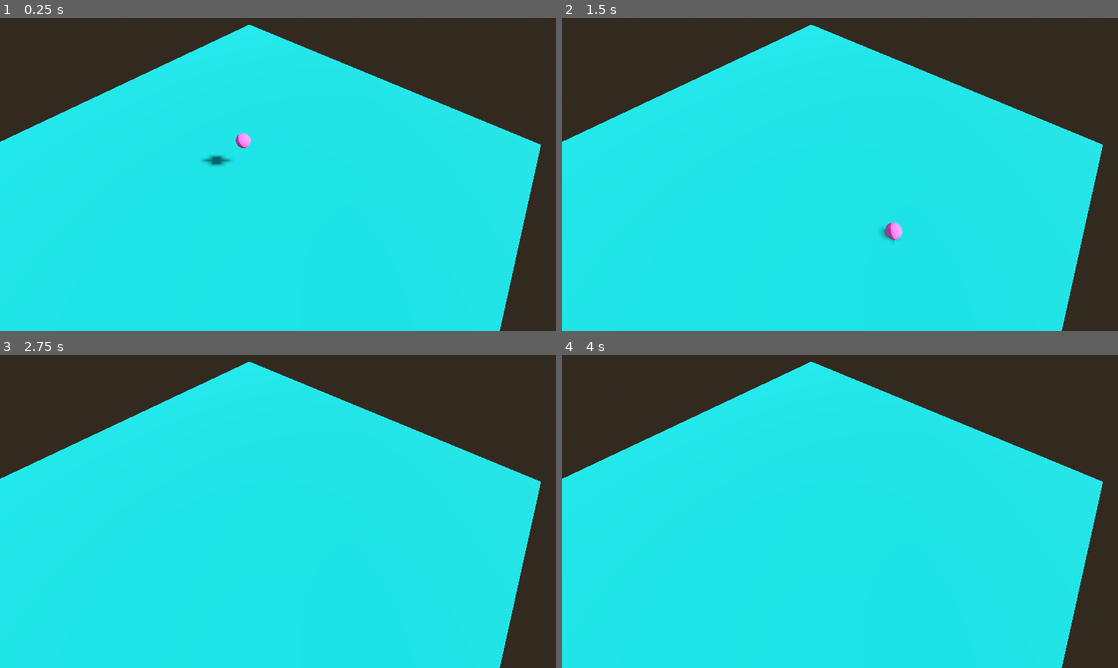
Above: before the commit, frames 1-4 (two rows, left to right).
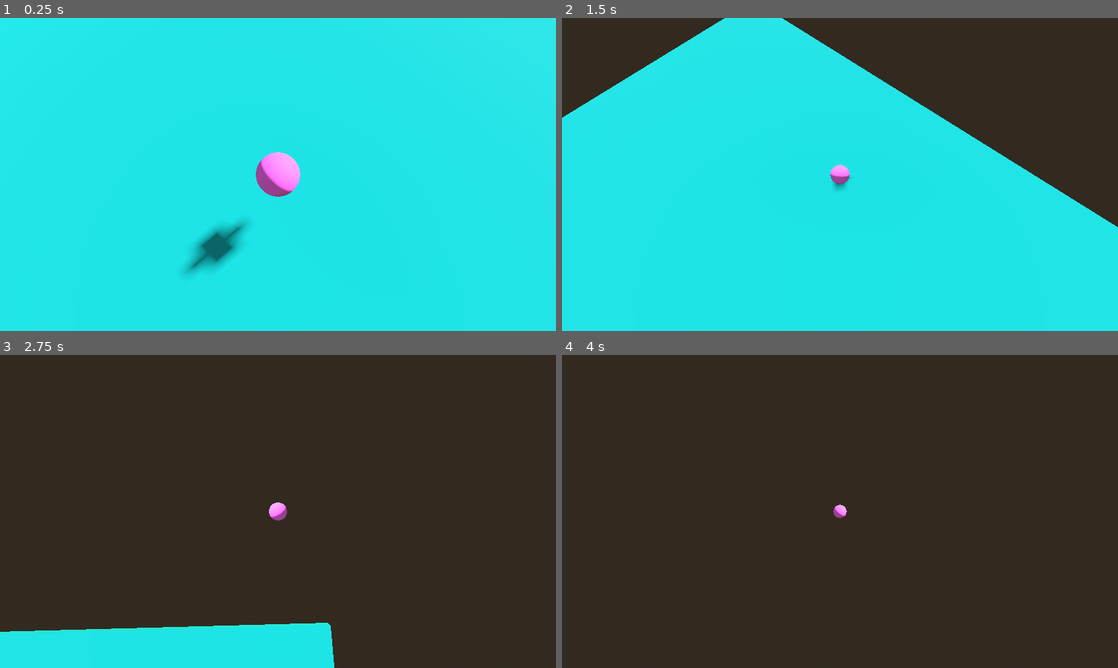
Above: after the commit, the same moments.

Repository: fmerlung/tondic
Game: Godot game, scene res://scenes/game.tscn
Two runs of this game, one before a commit and one after it. Both use one fixed random seed, a clock stepped at 60 frames per second and the inputs below.
Inputs:
- Up to frame 1 (0.25 s): no input
- Up to frame 2 (1.5 s): hold Right (ui_right) 0.53-1.28 s; hold Down (ui_down) from 1.28 s (still down)
- Up to frame 3 (2.75 s): release Down (ui_down) at 2.03 s; hold Right (ui_right) from 2.03 s (still down)
- Up to frame 4 (4 s): release Right (ui_right) at 2.78 s; hold Up (ui_up) 2.78-3.53 s; hold Left (ui_left) from 3.53 s (still down)

The runs differ from the first frame. In frame 1, 28% of the frame differs, in the area x 0-100%, y 0-100%; in frame 2, 15%; in frame 3, 67%; in frame 4, 75%, in the area x 0-98%, y 2-100%.

Commit message:
add ball tracking camera

Diff:
--- a/scenes/game.tscn
+++ b/scenes/game.tscn
@@ -1,6 +1,7 @@
-[gd_scene load_steps=11 format=3 uid="uid://ddxt7qrfq5bme"]
+[gd_scene load_steps=12 format=3 uid="uid://ddxt7qrfq5bme"]
 
 [ext_resource type="Script" uid="uid://beqnguvd14fux" path="res://scripts/player.gd" id="1_uwrxv"]
+[ext_resource type="Script" uid="uid://c05qjpmt2yrgb" path="res://scripts/ball_cam.gd" id="2_yqjtg"]
 
 [sub_resource type="ProceduralSkyMaterial" id="ProceduralSkyMaterial_8cj0n"]
 sky_top_color = Color(0.49, 0.5775, 0.7, 1)
@@ -16,10 +17,10 @@
 ambient_light_sky_contribution = 0.65
 
 [sub_resource type="BoxShape3D" id="BoxShape3D_8cj0n"]
-size = Vector3(10, 0.5, 10)
+size = Vector3(30, 0.5, 30)
 
 [sub_resource type="BoxMesh" id="BoxMesh_uwrxv"]
-size = Vector3(10, 0.5, 10)
+size = Vector3(30, 0.5, 30)
 
 [sub_resource type="StandardMaterial3D" id="StandardMaterial3D_8cj0n"]
 albedo_color = Color(0, 0.673848, 0.677388, 1)
@@ -38,7 +39,7 @@
 environment = SubResource("Environment_8cj0n")
 
 [node name="StaticBody3D" type="StaticBody3D" parent="."]
-transform = Transform3D(3.39476, 0, 0, 0, 1, 0, 0, 0, 3.39476, 0, -0.25, 0)
+transform = Transform3D(1, 0, 0, 0, 1, 0, 0, 0, 1, 0, -0.25, 0)
 
 [node name="CollisionShape3D" type="CollisionShape3D" parent="StaticBody3D"]
 shape = SubResource("BoxShape3D_8cj0n")
@@ -57,8 +58,10 @@
 [node name="CollisionShape3D" type="CollisionShape3D" parent="Player"]
 shape = SubResource("SphereShape3D_lnu2h")
 
-[node name="Camera3D" type="Camera3D" parent="."]
-transform = Transform3D(0.75559, -0.550942, 0.354324, -1.16415e-10, 0.540916, 0.841077, -0.655044, -0.635509, 0.408711, 7.92906, 12.7548, 5.56581)
+[node name="ball_cam" type="Camera3D" parent="." node_paths=PackedStringArray("target")]
+script = ExtResource("2_yqjtg")
+target = NodePath("../Player")
+offset = Vector3(0, 10, 3.005)
 
 [node name="DirectionalLight3D" type="DirectionalLight3D" parent="."]
 transform = Transform3D(-0.648361, -0.386046, 0.656198, 0.105393, 0.808097, 0.579544, -0.754003, 0.444912, -0.483252, 7.98125, 10.0309, -5.66879)
--- /dev/null
+++ b/scripts/ball_cam.gd
@@ -0,0 +1,16 @@
+extends Camera3D
+
+@export var lerp_speed = 3.0
+@export var target: Node3D
+@export var offset = Vector3(0, 2, -5)  # Example: Camera above and behind the ball
+
+func _physics_process(delta):
+    if !target:
+        return
+
+    # Track the ball's POSITION (ignoring its rotation)
+    var target_position = target.global_position + offset
+    global_position = global_position.lerp(target_position, lerp_speed * delta)
+
+    # Always look at the ball's center, using WORLD UP (Vector3.UP)
+    look_at(target.global_position, Vector3.UP)
Not shown, added: scripts/ball_cam.gd.uid
